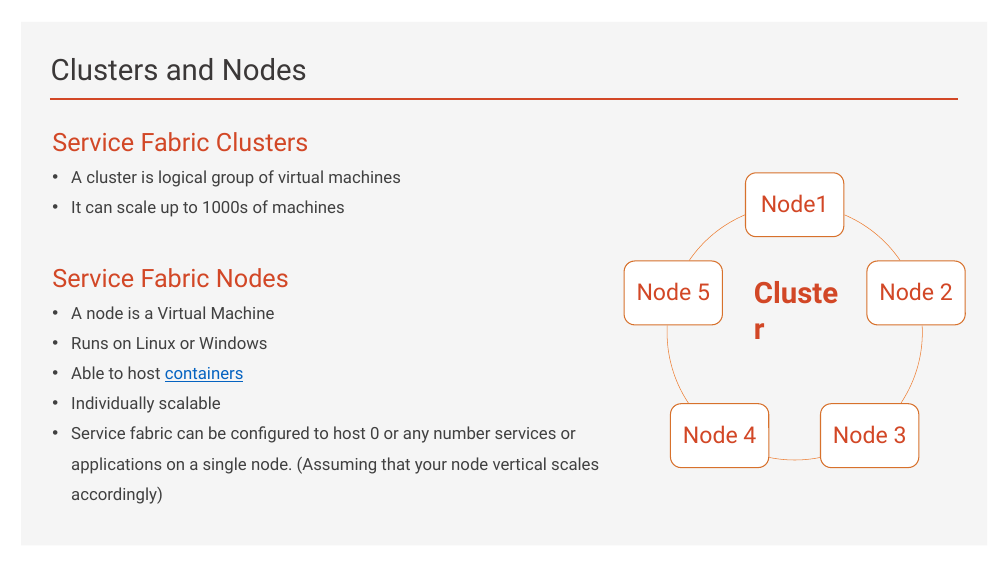
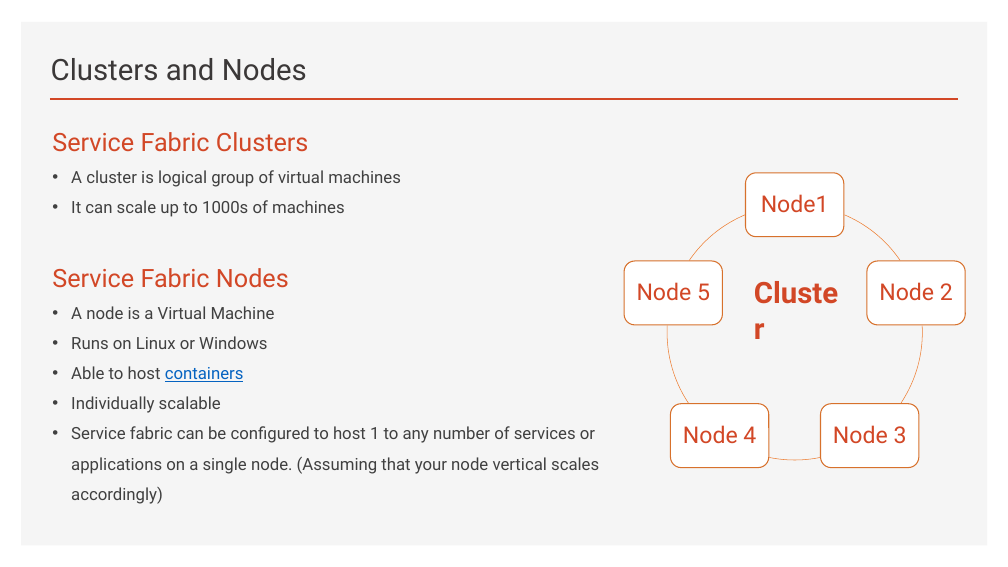
Before and after one commit to brianperera/EasyMaintain, a slide deck: slide 23 of Documents/MicroServices.pptx (slide 21 before the commit). Drawn at 1008x567 pixels with LibreOffice and Linux fonts; fonts in the diff are those of the drawing. Boxes give left, top, right and bottom in pixels: in the first picture for what was removed or moved away, otherwise in the second. Text is boxed around its words. In the diff, an @@ line names an element or a change of style, - is before the commit and + after.

```diff
--- a/Documents/MicroServices.pptx
+++ b/Documents/MicroServices.pptx
@@ text at (71, 426, 599, 504): text changed @@
-• Service fabric can be configured to host 0 or any number services or applications on a single node. (Assuming that your node vertical scales accordingly)
+• Service fabric can be configured to host 1 to any number of services or applications on a single node. (Assuming that your node vertical scales accordingly)
```
Also in this commit, not shown: 7 other slides changed, 2 slides added.
